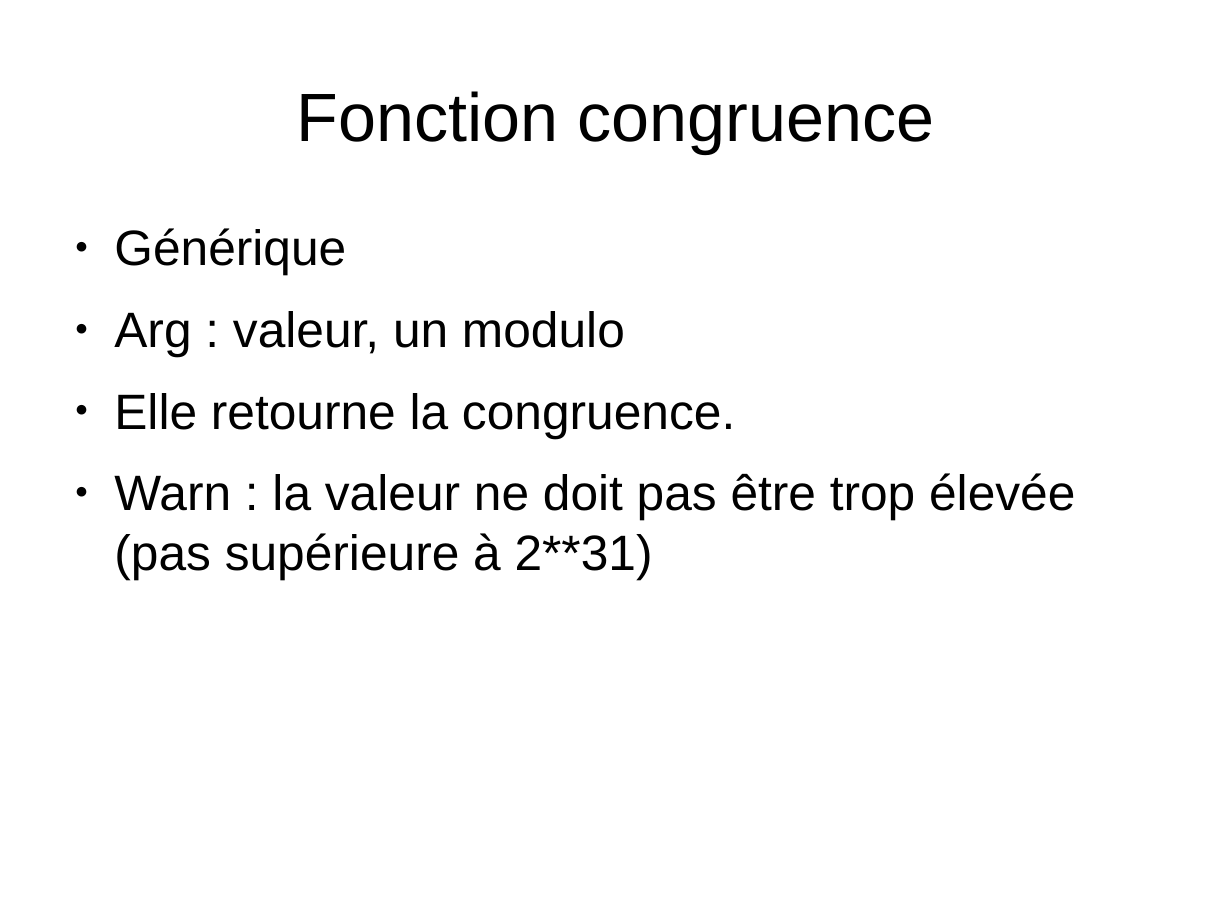
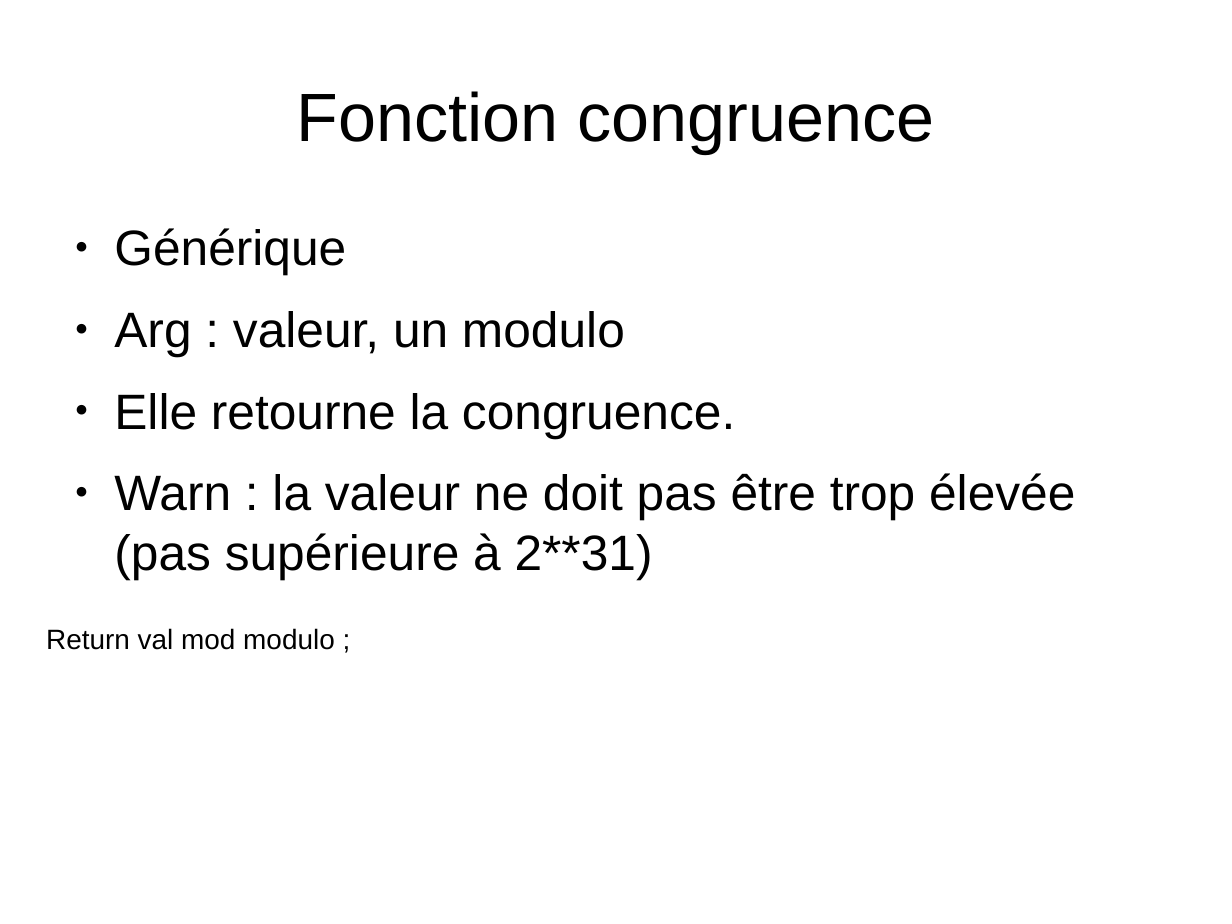
Before and after one commit to CallisteHanriat/congru, a slide deck: slide 4 of schema_congru.odp. Drawn at 1232x924 pixels with LibreOffice and Linux fonts; fonts in the diff are those of the drawing. Boxes give left, top, right and bottom in pixels: in the first picture for what was removed or moved away, otherwise in the second. Text is boxed around its words. In the diff, an @@ line names an element or a change of style, - is before the commit and + after.

Commit message:
changement traitement1 de fonction a procedure + debut corps de procedure traitement1 + completer le fichier libreoffice

```diff
--- a/schema_congru.odp
+++ b/schema_congru.odp
@@ text added at bbox=[46, 628, 335, 650], 18 pt, text #000000 @@
+Return val mod modulo ;
```
Also in this commit, not shown: 2 other files.
